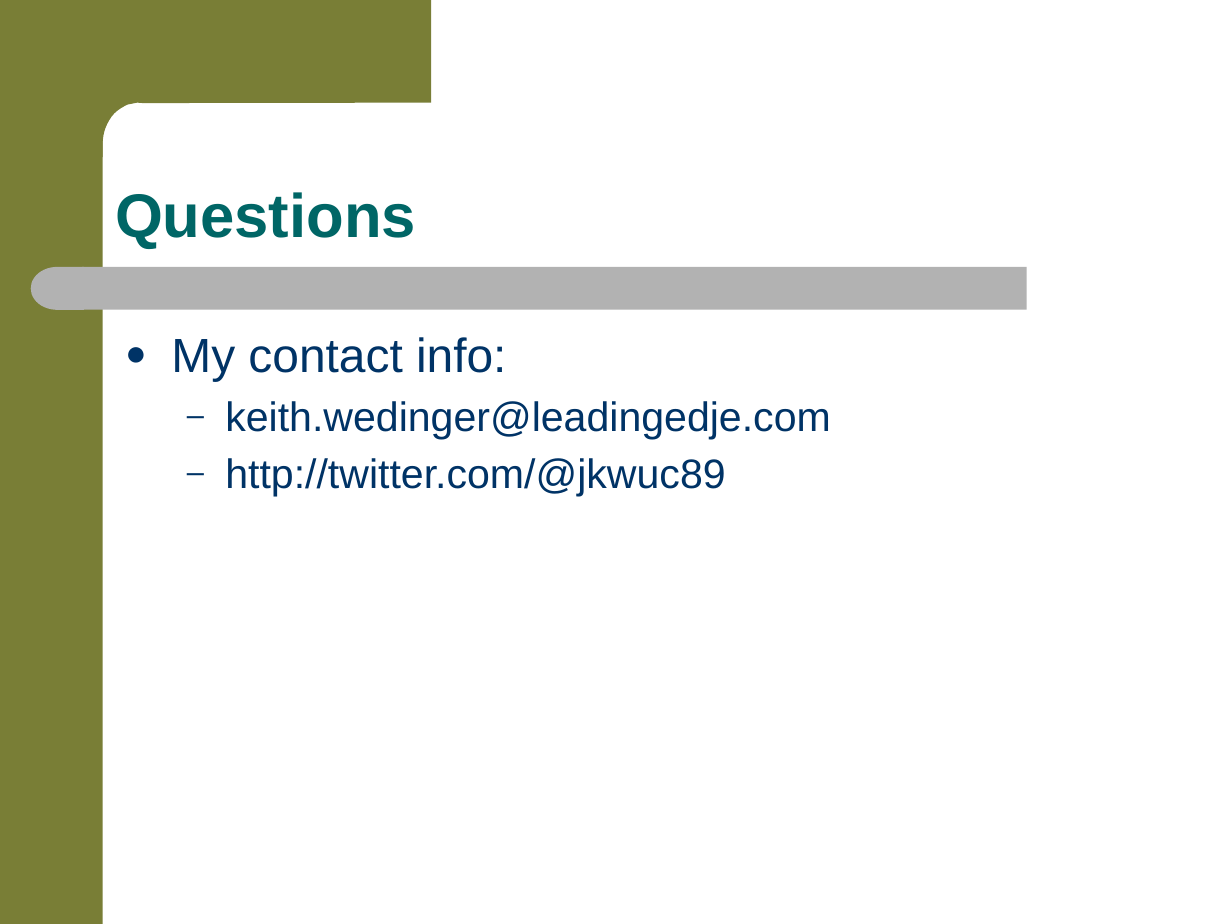
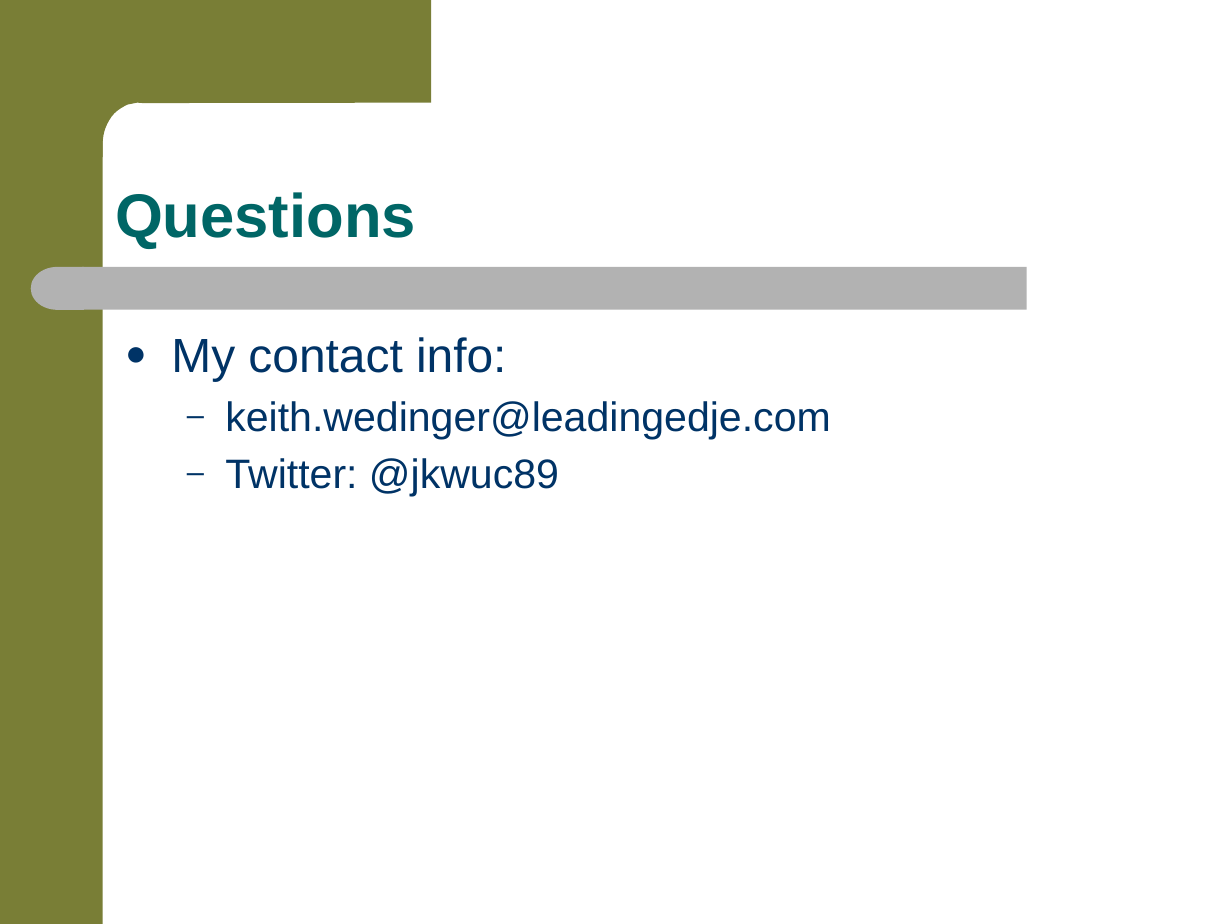
Before and after one commit to jkwuc89/RealPhonegapApp, a slide deck: slide 21 of RealWorldMobileAppDevelopment.pptx (slide 17 before the commit). Drawn at 1232x924 pixels with LibreOffice and Linux fonts; fonts in the diff are those of the drawing; background and template pictures are left out. Boxes give left, top, right and bottom in pixels: in the first picture for what was removed or moved away, otherwise in the second. Text is boxed around its words. In the diff, an @@ line names an element or a change of style, - is before the commit and + after.

```diff
--- a/RealWorldMobileAppDevelopment.pptx
+++ b/RealWorldMobileAppDevelopment.pptx
@@ text at (x1=225, y1=458, x2=559, y2=497): text changed @@
-  – http://twitter.com/@jkwuc89
+  – Twitter: @jkwuc89
```
Also in this commit, not shown: 11 other slides changed, 4 slides added.
